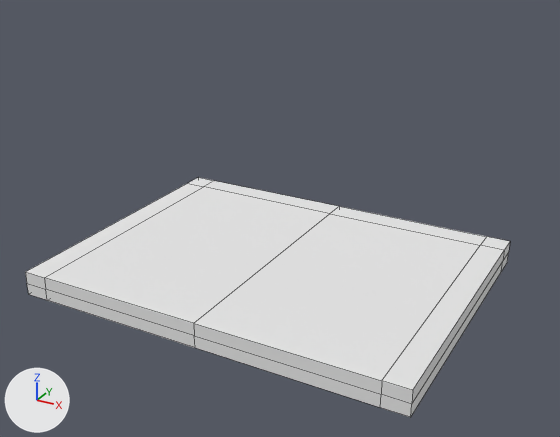
A saved change to the Blender file dae/guy-one-studio/studio.blend.
Before and after are seen from a camera (50 mm lens) standing at (13.8, -25.0, 14.2) and looking at (0.4, -0.5, 2.0). The axes (+X, +Y, +Z) are drawn at lower left. The lights are the same throughout. Mesh edges are drawn as thin lines.

Before the edit, the objects in view are built like this:
```python
me_shell_geo = bpy.data.meshes.new('shell_geo')
me_shell_geo.from_pydata(...)  # 42 vertices, 40 faces; spans x -8.0..8.0, y -6.0..6.0, z -1.0..0.0
me_shell_geo.materials.append(mat_shell_material)  # white #e7e7e7
ob_shell = bpy.data.objects.new('shell', me_shell_geo)
ob_shell.location = (0.0, 0.0, 0.0)
```
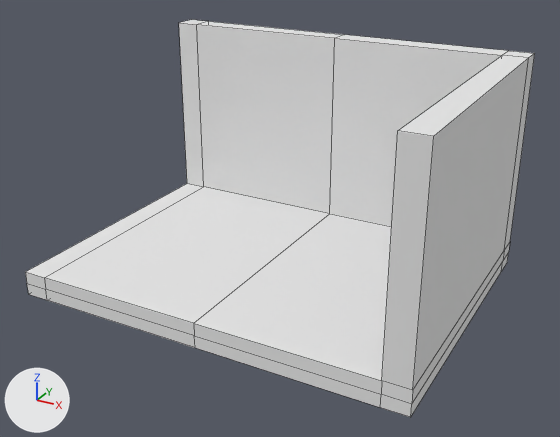
Location of each change, [x1, y1, x2, y2] in pixels of the pictures (560 x 437 px):
'shell', reshaped (65% taller): before [25, 177, 510, 417]; after [25, 20, 535, 417]
part 1 of me_shell_geo, built on: before [187, 177, 510, 390]; after [179, 20, 535, 390]

Patch to the scene script:
```diff
--- a/dae/guy-one-studio/studio.blend.py
+++ b/dae/guy-one-studio/studio.blend.py
@@ me_shell_geo @@
 # used by ob_shell; location = (0.0, 0.0, 0.0)
-me_shell_geo.from_pydata(...)  # 42 vertices, 40 faces; spans x -8.0..8.0, y -6.0..6.0, z -1.0..0.0
+me_shell_geo.from_pydata(...)  # 56 vertices, 52 faces; spans x -8.0..8.0, y -6.0..6.0, z -1.0..8.0
+# me_shell_geo part 1
+# 5 faces are deleted
+# 14 new vertices lie (0.0, 0.0, 8.0) away from vertices in x -8.0..8.0, y -6.0..6.0, z 0.0
+# 17 new faces join them
 me_shell_geo.materials.append(mat_shell_material)
```
